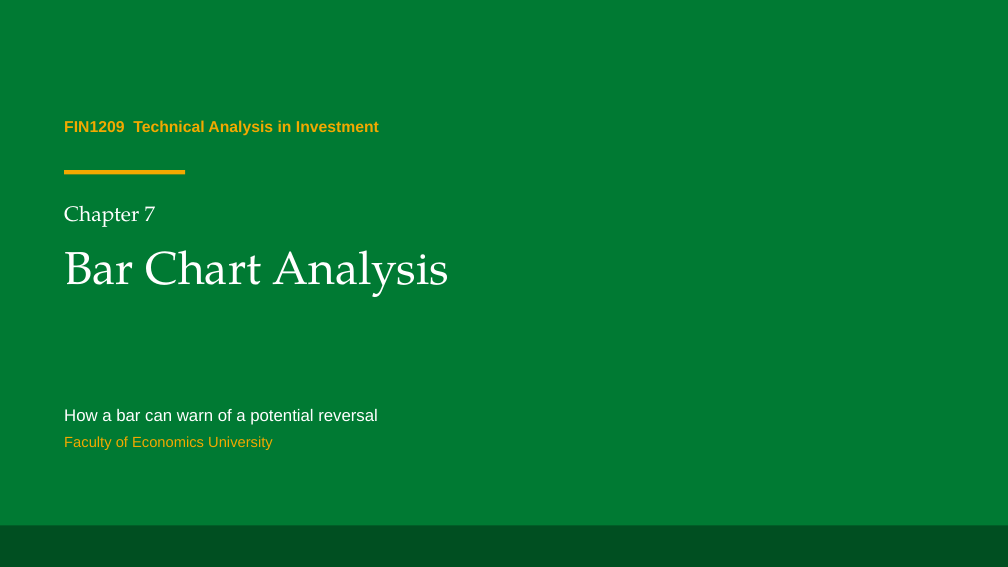
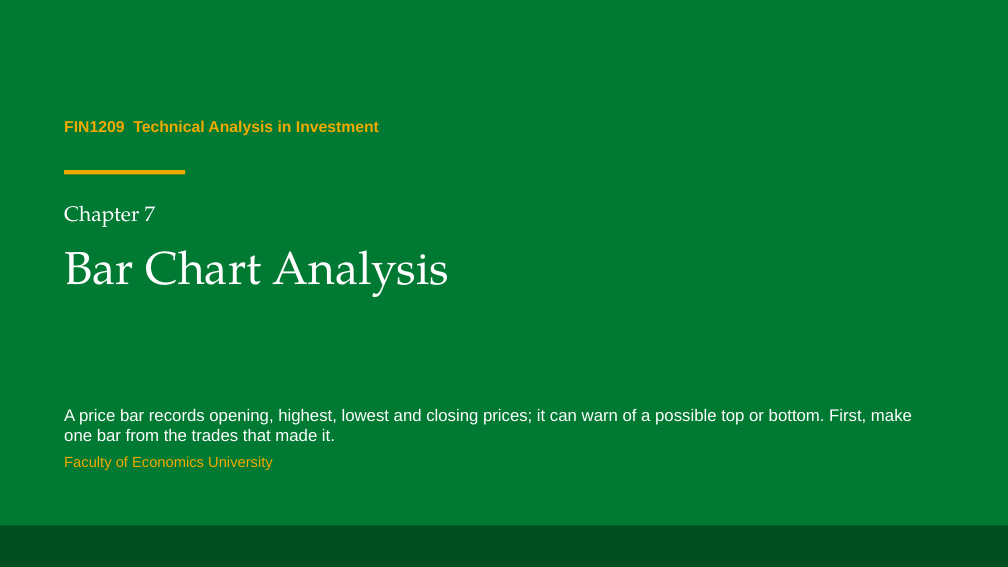
Before and after one commit to benjiesotelo-sudo/Telos_FIN1209, a slide deck: slide 1 of chapter-07/FIN1209-Chapter-07.pptx. Drawn at 1008x567 pixels with LibreOffice and Linux fonts; fonts in the diff are those of the drawing. Boxes give left, top, right and bottom in pixels: in the first picture for what was removed or moved away, otherwise in the second. Text is boxed around its words. In the diff, an @@ line names an element or a change of style, - is before the commit and + after.

```diff
--- a/chapter-07/FIN1209-Chapter-07.pptx
+++ b/chapter-07/FIN1209-Chapter-07.pptx
@@ text at bbox=[64, 409, 912, 441]: text changed @@
-How a bar can warn of a potential reversal
+A price bar records opening, highest, lowest and closing prices; it can warn of a possible top or bottom. First, make one bar from the trades that made it.
```
Also in this commit, not shown: 14 other slides changed, 7 slides added, 9 slides removed, 1 other file.
